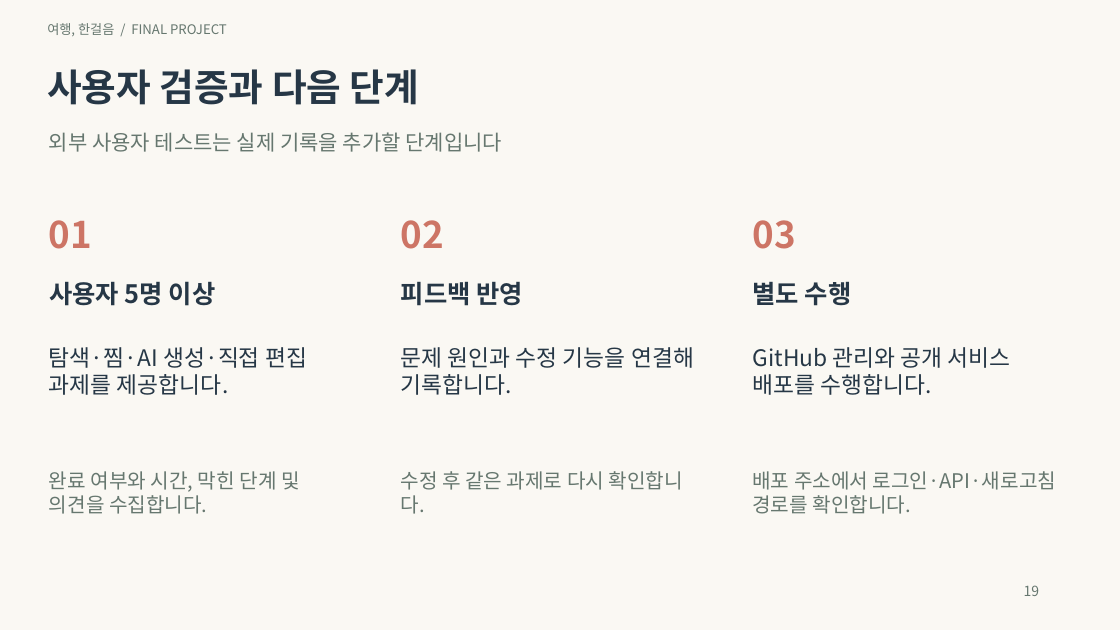
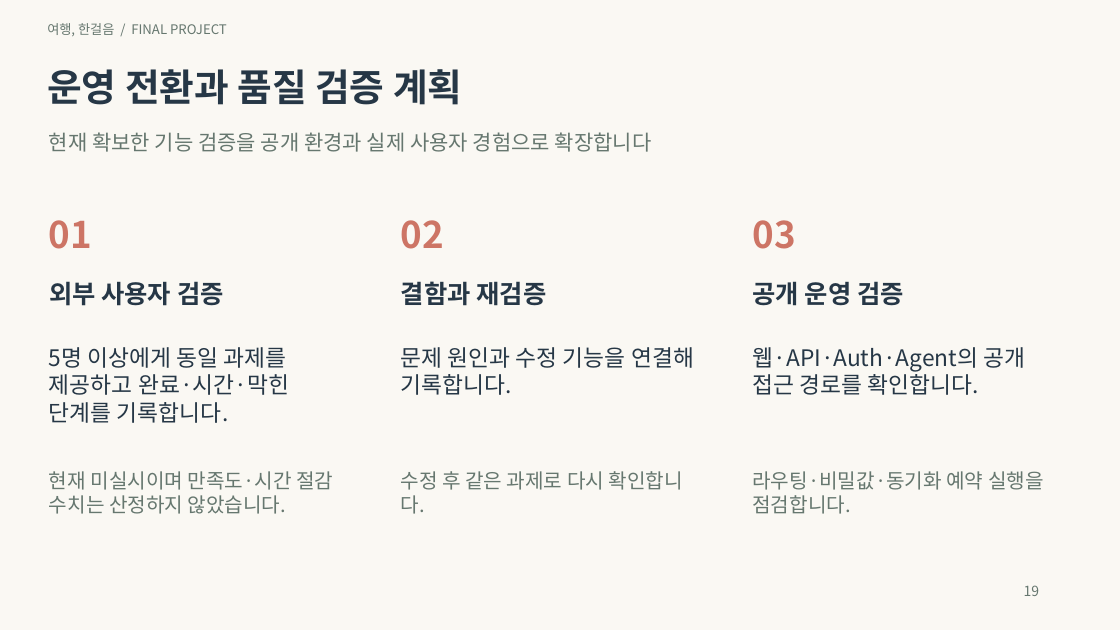
Before and after one commit to inyoung7-lab/AI-Travel-Planner, a slide deck: slide 19 of deliverables/final-project-20261025/04_프로젝트_기획발표.pptx. Drawn at 1120x630 pixels with LibreOffice and Linux fonts; fonts in the diff are those of the drawing. Boxes give left, top, right and bottom in pixels: in the first picture for what was removed or moved away, otherwise in the second. Text is boxed around its words. In the diff, an @@ line names an element or a change of style, - is before the commit and + after.

```diff
--- a/deliverables/final-project-20261025/04_프로젝트_기획발표.pptx
+++ b/deliverables/final-project-20261025/04_프로젝트_기획발표.pptx
@@ text at (47, 69, 462, 105): text changed @@
-사용자 검증과 다음 단계
+운영 전환과 품질 검증 계획
@@ text at (49, 132, 652, 152): text changed @@
-외부 사용자 테스트는 실제 기록을 추가할 단계입니다
+현재 확보한 기능 검증을 공개 환경과 실제 사용자 경험으로 확장합니다
@@ text at (49, 281, 224, 306): text changed @@
-사용자 5명 이상
+외부 사용자 검증
@@ text at (401, 281, 546, 306): text changed @@
-피드백 반영
+결함과 재검증
@@ text at (752, 281, 904, 306): text changed @@
-별도 수행
+공개 운영 검증
@@ text at (49, 347, 290, 423): text changed @@
-탐색·찜·AI 생성·직접 편집 과제를 제공합니다.
+5명 이상에게 동일 과제를 제공하고 완료·시간·막힌 단계를 기록합니다.
@@ text at (752, 347, 1025, 395): text changed @@
-GitHub 관리와 공개 서비스 배포를 수행합니다.
+웹·API·Auth·Agent의 공개 접근 경로를 확인합니다.
@@ text at (49, 471, 333, 514): text changed @@
-완료 여부와 시간, 막힌 단계 및 의견을 수집합니다.
+현재 미실시이며 만족도·시간 절감 수치는 산정하지 않았습니다.
@@ text at (752, 471, 1044, 514): text changed @@
-배포 주소에서 로그인·API·새로고침 경로를 확인합니다.
+라우팅·비밀값·동기화 예약 실행을 점검합니다.
```
Also in this commit, not shown: 14 other slides changed, 1 slide added, 1 slide removed, 6 other files.
